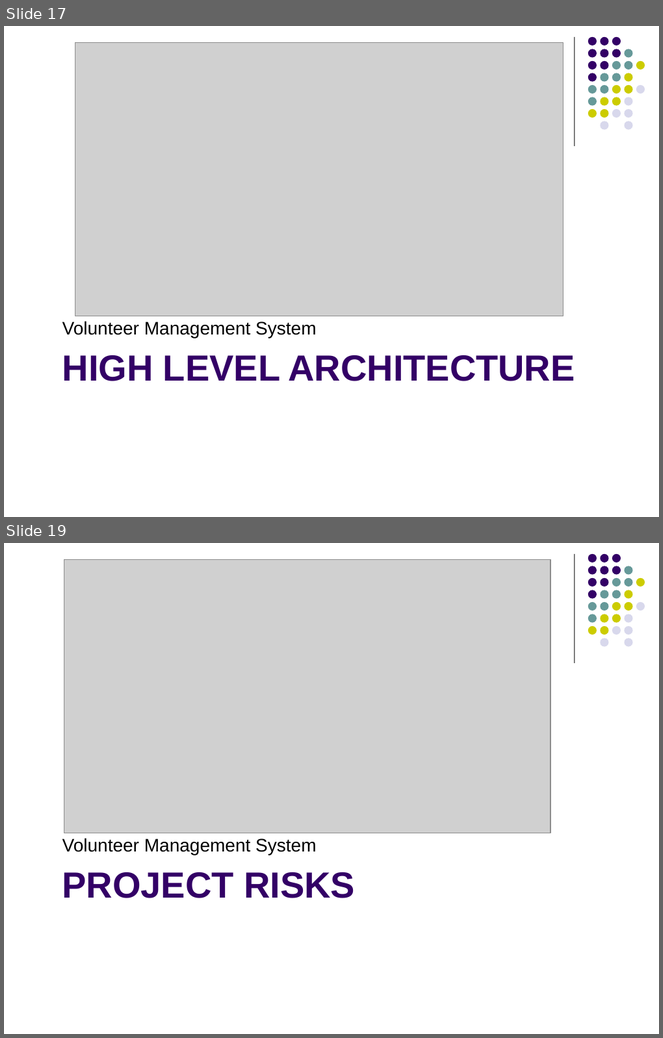
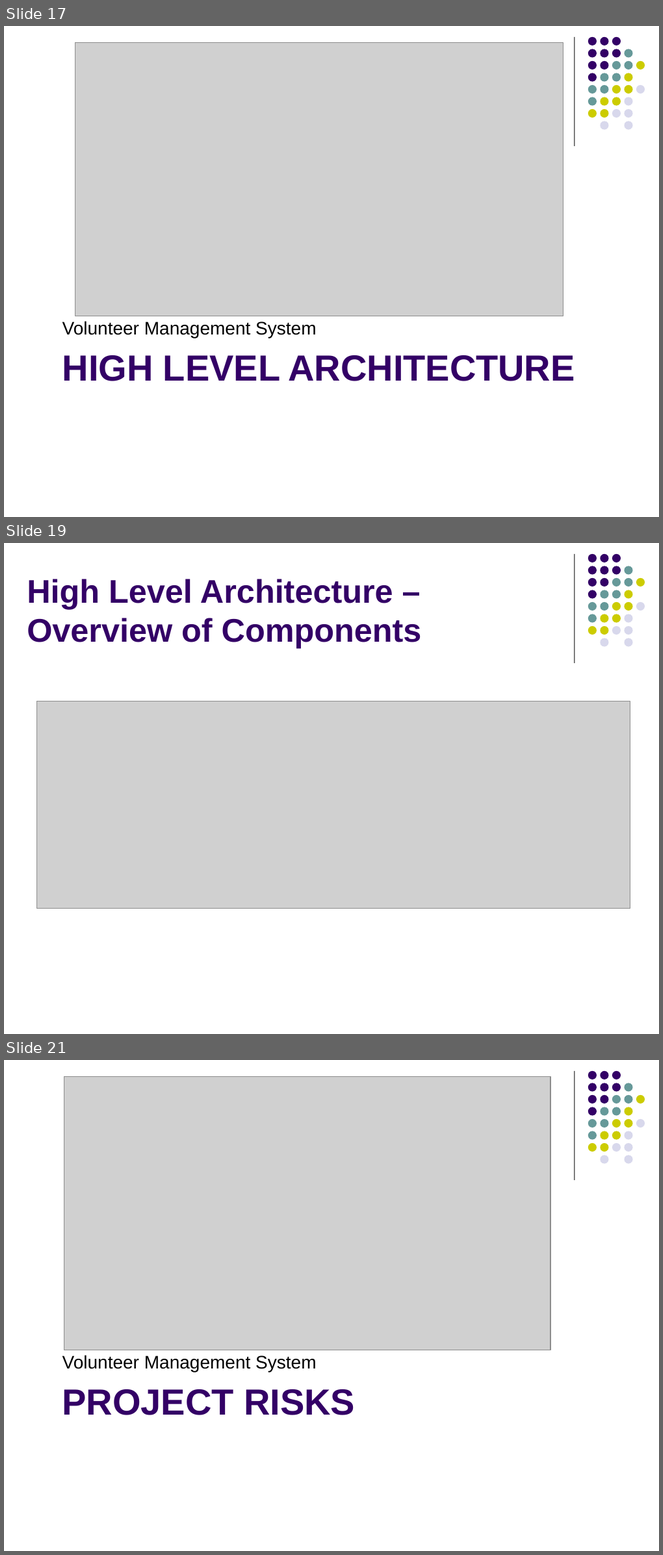
Before and after one commit to imireasa/mtech-se18-t08s, a slide deck: docs/W-9 Working Document/W-9.3 Presentation Slides/Phase1/vms_first_presentation_v0.1a.pptx. Shown one above the other, each under a label of ours: slides 17 and 19 before the commit, slides 17, 19 and 21 after it; the slides between them are not shown. The pictures are 663x1038 and 663x1555 pixels, drawn with LibreOffice and Linux fonts; fonts in the diff are those of the drawing; grey boxes stand for pictures. Boxes give left, top, right and bottom in pixels: in the first picture for what was removed or moved away, otherwise in the second. Text is boxed around its words. In the diff, an @@ line names an element or a change of style, - is before the commit and + after.

Commit message:
Added high level architecture portions.

```diff
--- a/docs/W-9 Working Document/W-9.3 Presentation Slides/Phase1/vms_first_presentation_v0.1a.pptx
+++ b/docs/W-9 Working Document/W-9.3 Presentation Slides/Phase1/vms_first_presentation_v0.1a.pptx
@@ slide 19 added at box(4, 543, 659, 1034), background #FFFFFF; not listed: 32 template elements that a slide beside it also shows @@
@@ title added at box(27, 579, 422, 648), 36 pt, text #330066, bold @@
+High Level Architecture – Overview of Components
@@ picture added at box(36, 702, 631, 909) @@
@@ what was slide 19 is now slide 21 @@
```
Also in this commit, not shown: 1 slide changed, 1 other slide added.
